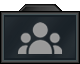
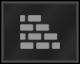
Layered file, before and after one edit (80 × 64). Changes by layer:
hid "Layer 35" over [17, 21, 63, 56]
showed group "Icons" (25 layers) over [9, 10, 71, 61]
showed "Layer 13" over [20, 15, 60, 49]
showed group "Highlights" (2 layers) over [5, 5, 75, 59]
hid group "Highlights Small" (2 layers) over [5, 17, 75, 58]
showed "Background copy 4" over [0, 0, 80, 61]
